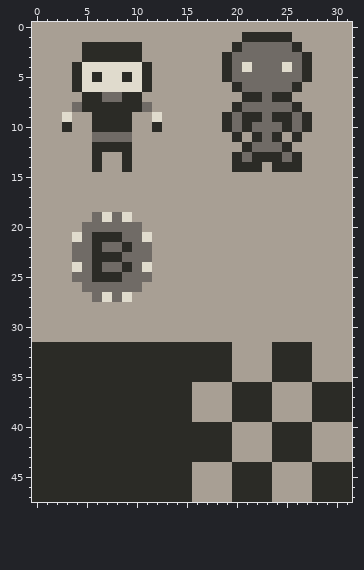
Pixel-art sprite -- resources/sprites/tiles.png. The first picture shows the starting point.
The file is 32x48 pixels.
And afterwards:
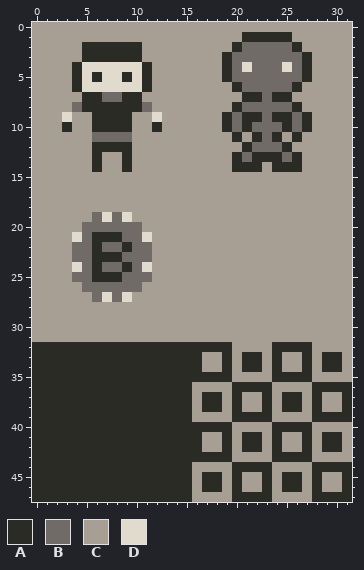
Palette (. is transparent): A #2b2b26  B #706b66  C #a89f94  D #e0dbcd
Difference:
y 33..34: x 17..18 AA -> CC; x 21..22 CC -> AA; x 25..26 AA -> CC; x 29..30 CC -> AA
y 37..38: x 17..18 CC -> AA; x 21..22 AA -> CC; x 25..26 CC -> AA; x 29..30 AA -> CC
y 41..42: x 17..18 AA -> CC; x 21..22 CC -> AA; x 25..26 AA -> CC; x 29..30 CC -> AA
y 45..46: x 17..18 CC -> AA; x 21..22 AA -> CC; x 25..26 CC -> AA; x 29..30 AA -> CC
Pixel boxes of the changes (left, top, right, bottom) in both pictures:
changed: (202, 352, 342, 492)
